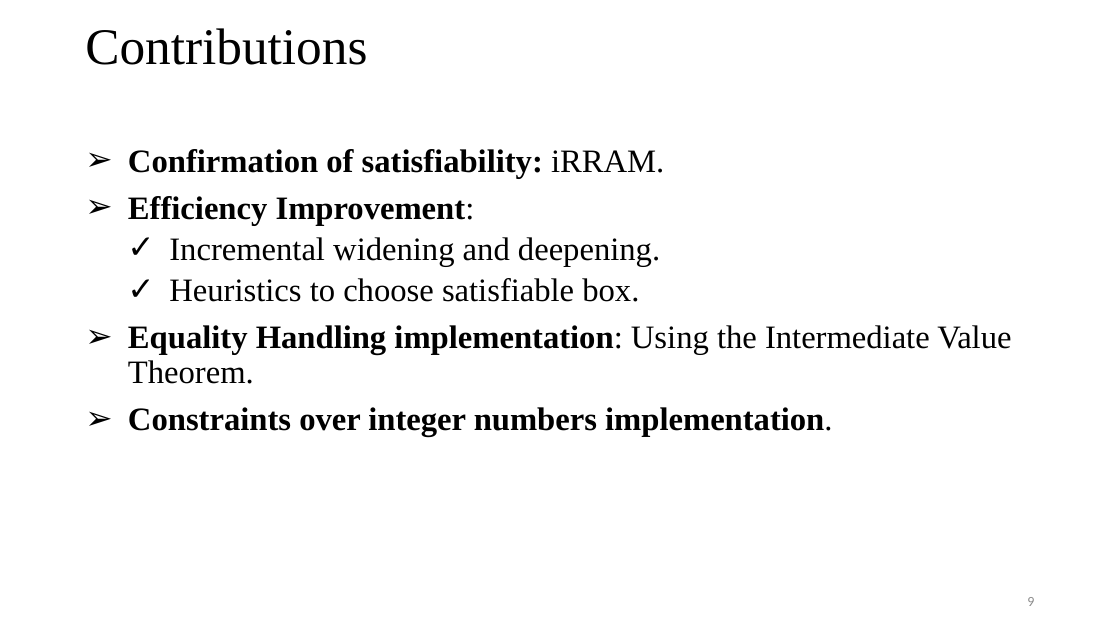
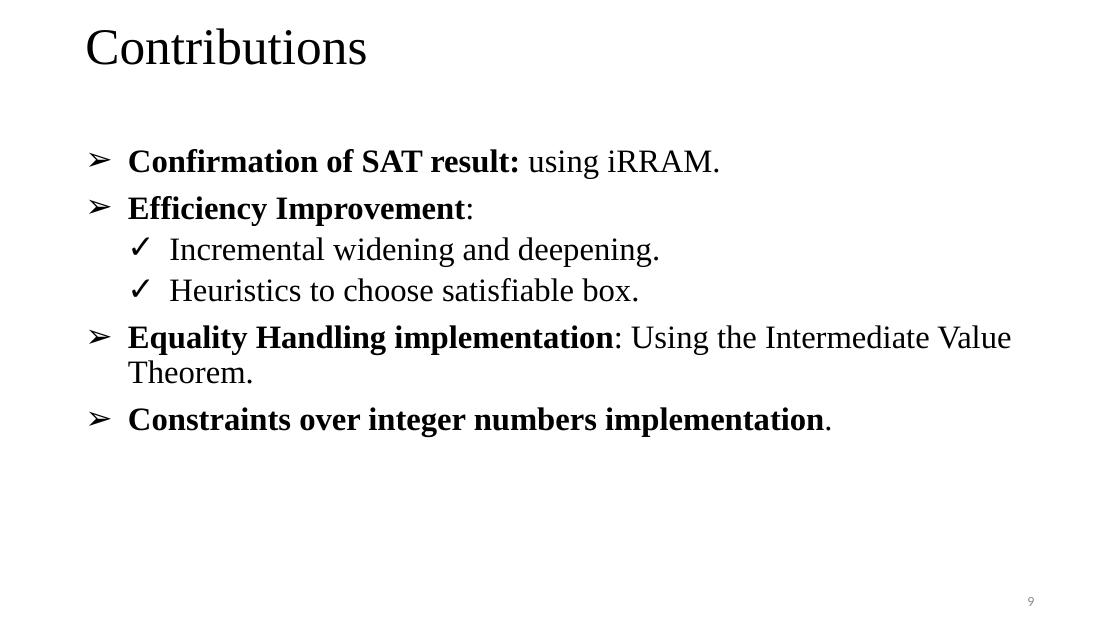
Before and after one commit to tungvx/raSAT, a slide deck: slide 9 of report/thesis/presentation.pptx. Drawn at 1120x630 pixels with LibreOffice and Linux fonts; fonts in the diff are those of the drawing. Boxes give left, top, right and bottom in pixels: in the first picture for what was removed or moved away, otherwise in the second. Text is boxed around its words. In the diff, an @@ line names an element or a change of style, - is before the commit and + after.

```diff
--- a/report/thesis/presentation.pptx
+++ b/report/thesis/presentation.pptx
@@ text at (128,149,720,178): text changed @@
-➢ Confirmation of satisfiability: iRRAM.
+➢ Confirmation of SAT result: using iRRAM.
```
Also in this commit, not shown: 10 other slides changed, 2 slides added, 1 other file.
